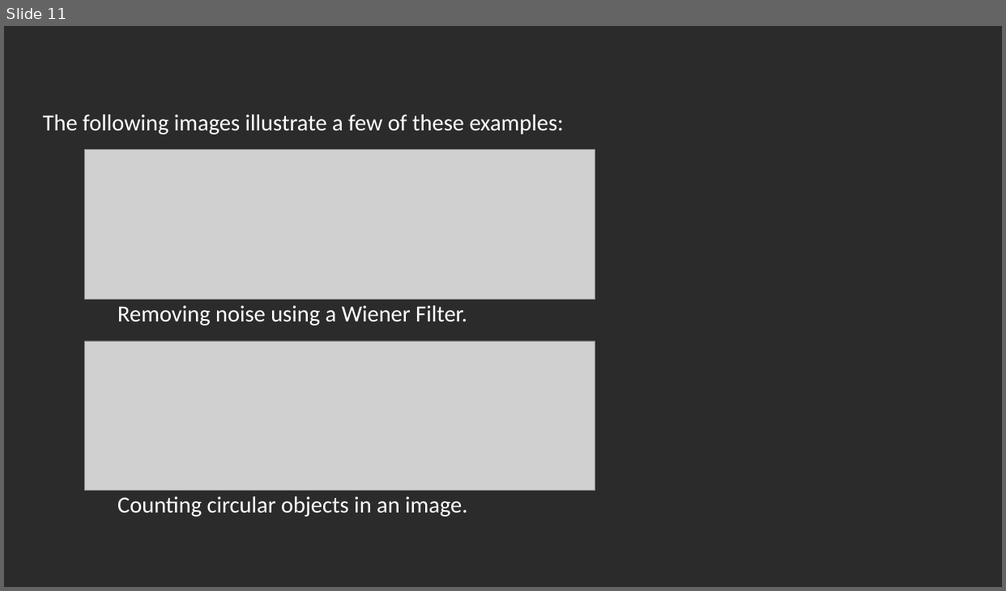
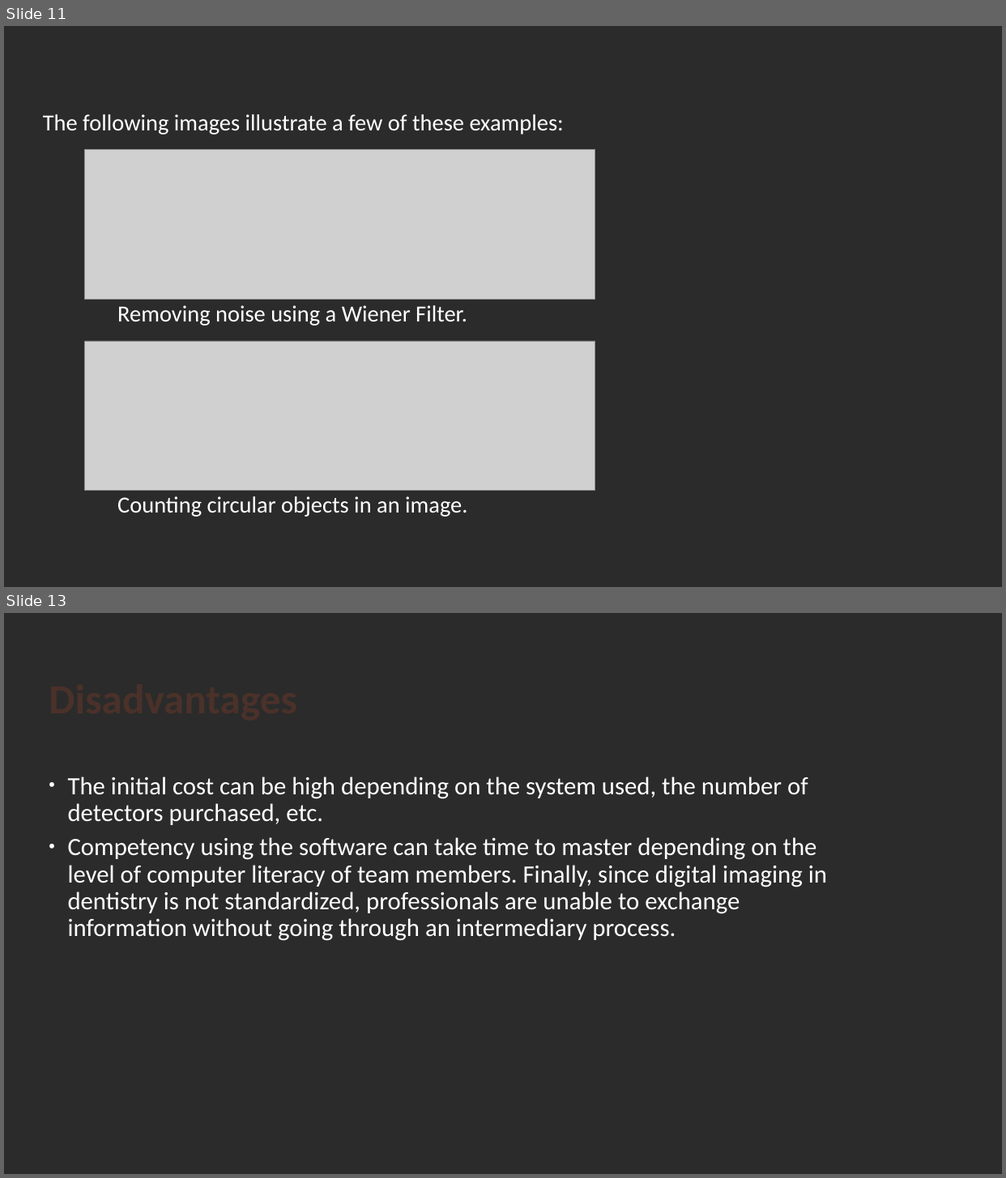
Before and after one commit to shilpakjoy/DIP, a slide deck: Digital Image Processing(DIP).pptx. Shown one above the other, each under a label of ours: slide 11 before the commit, slides 11 and 13 after it; the slides between them are not shown. The pictures are 1006x591 and 1006x1178 pixels, drawn with LibreOffice and Linux fonts; fonts in the diff are those of the drawing; grey boxes stand for pictures; background and template pictures are left out; a plain dark background stands for a picture behind light text. Boxes give left, top, right and bottom in pixels: in the first picture for what was removed or moved away, otherwise in the second. Text is boxed around its words. In the diff, an @@ line names an element or a change of style, - is before the commit and + after.

```diff
--- a/Digital Image Processing(DIP).pptx
+++ b/Digital Image Processing(DIP).pptx
@@ slide 13 added at [4, 613, 1002, 1174], background picture (left out) @@
@@ title added at [41, 654, 868, 748], 40 pt, text #4A3128, bold @@
+Disadvantages
@@ text added at [68, 777, 827, 941], 24 pt, text #FFFFFF @@
+• The initial cost can be high depending on the system used, the number of detectors purchased, etc.
+• Competency using the software can take time to master depending on the level of computer literacy of team members. Finally, since digital imaging in dentistry is not standardized, professionals are unable to exchange information without going through an intermediary process.
```
Also in this commit, not shown: 2 other slides added.
